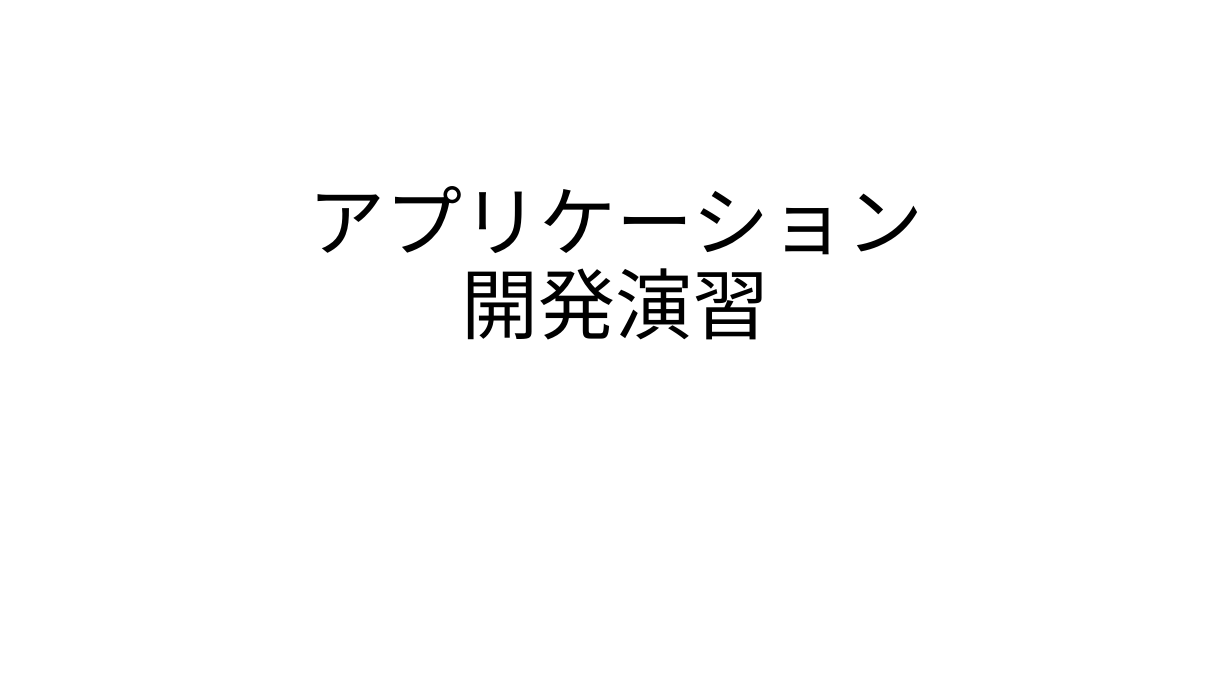
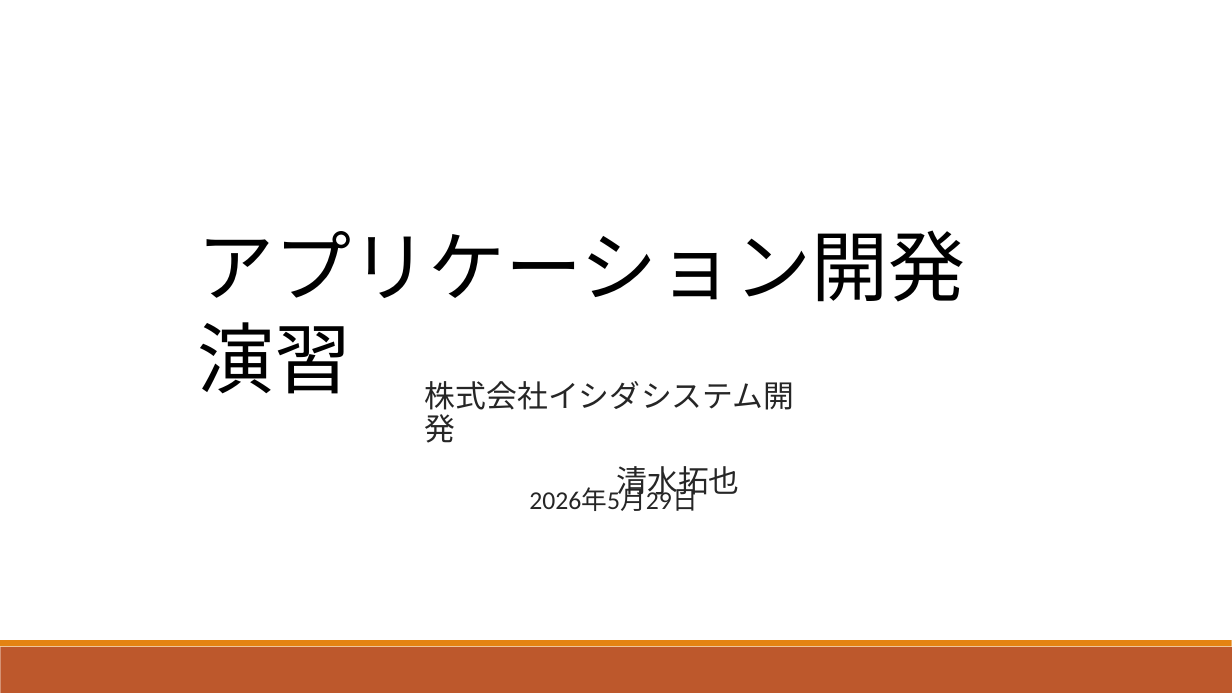
Before and after one commit to STHub65536/csharp_training_202605, a slide deck: slide 1 of docs/04_presentation/アプリケーション開発演習プレゼンテーション.pptx. Drawn at 1232x693 pixels with LibreOffice and Linux fonts; fonts in the diff are those of the drawing. Boxes give left, top, right and bottom in pixels: in the first picture for what was removed or moved away, otherwise in the second. Text is boxed around its words. In the diff, an @@ line names an element or a change of style, - is before the commit and + after.

```diff
--- a/docs/04_presentation/アプリケーション開発演習プレゼンテーション.pptx
+++ b/docs/04_presentation/アプリケーション開発演習プレゼンテーション.pptx
@@ text "アプリケーション開発演習" at [197,230,966,394]: vertical alignment bottom to top @@
@@ text at [197,230,966,394]: text changed; font Noto Sans CJK JP to Calibri @@
-アプリケーション
-開発演習
+アプリケーション開発演習
@@ text added at [425,381,794,500], 24 pt, text #262626 @@
+  株式会社イシダシステム開発
+  清水拓也
@@ text added at [529,488,697,511], 20 pt, text #262626 @@
+2026年5月29日
@@ rectangle added at [0,647,1232,693], fill #BD582C @@
@@ rectangle added at [0,640,1232,647], fill #E48312 @@
```
Also in this commit, not shown: 24 slides added.
